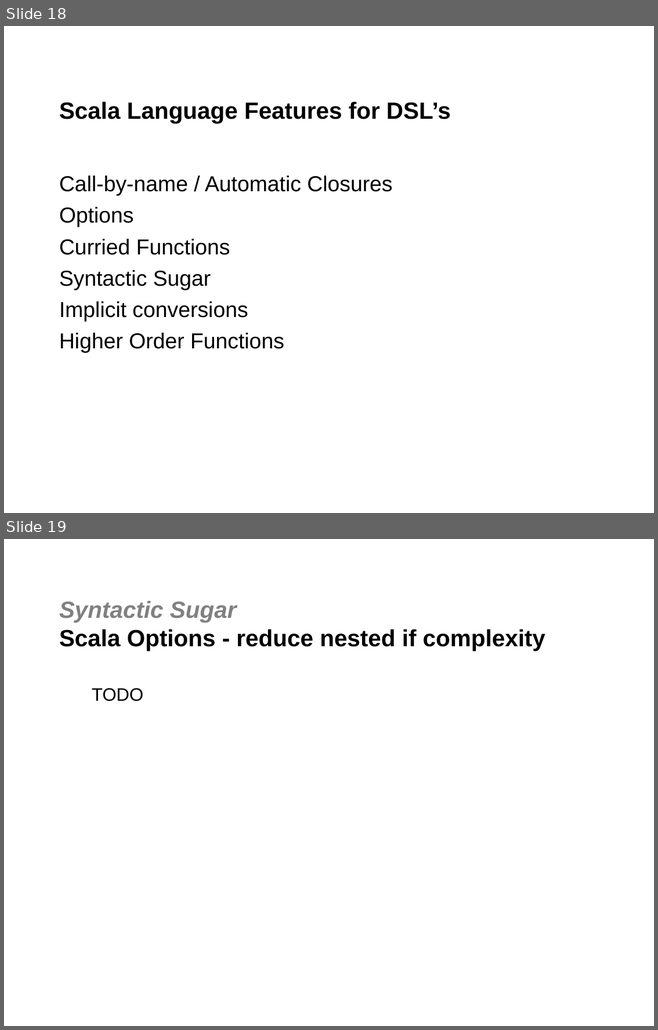
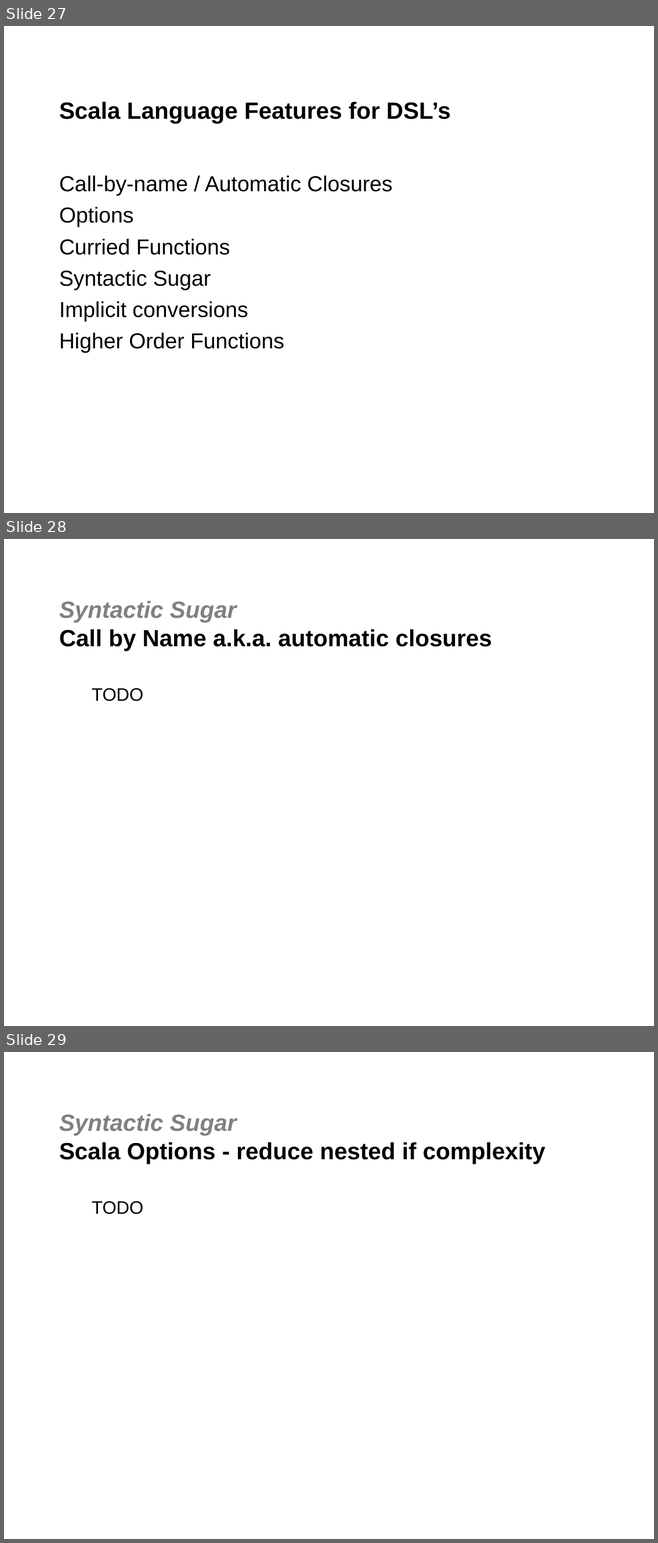
Before and after one commit to jgoodsen/agile2010, a slide deck: 03-scala.ppt. Shown one above the other, each under a label of ours: slides 18 and 19 before the commit, slides 27, 28 and 29 after it. The pictures are 658x1030 and 658x1543 pixels, drawn with LibreOffice and Linux fonts; fonts in the diff are those of the drawing; background and template pictures are left out. Boxes give left, top, right and bottom in pixels: in the first picture for what was removed or moved away, otherwise in the second. Text is boxed around its words. In the diff, an @@ line names an element or a change of style, - is before the commit and + after.

```diff
--- a/03-scala.ppt
+++ b/03-scala.ppt
@@ slide 28 added at bbox=[4, 539, 654, 1026], background #FFFFFF @@
@@ title added at bbox=[59, 601, 492, 650], 26 pt, text #000000, bold @@
+Syntactic Sugar
+Call by Name a.k.a. automatic closures
@@ text added at bbox=[92, 688, 143, 701], 20 pt, text #000000 @@
+  TODO
@@ what was slide 18 is now slide 27 @@
@@ what was slide 19 is now slide 29 @@
```
Also in this commit, not shown: 7 slides changed, 9 other slides added, 11 other files.
